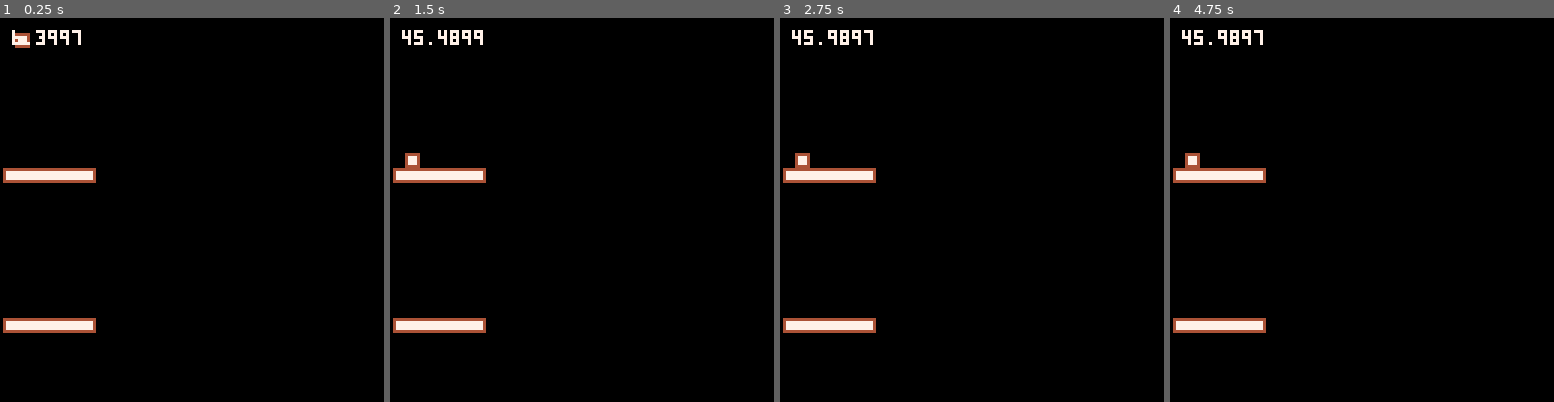
Above: before the commit, frames 1-4 (left to right).
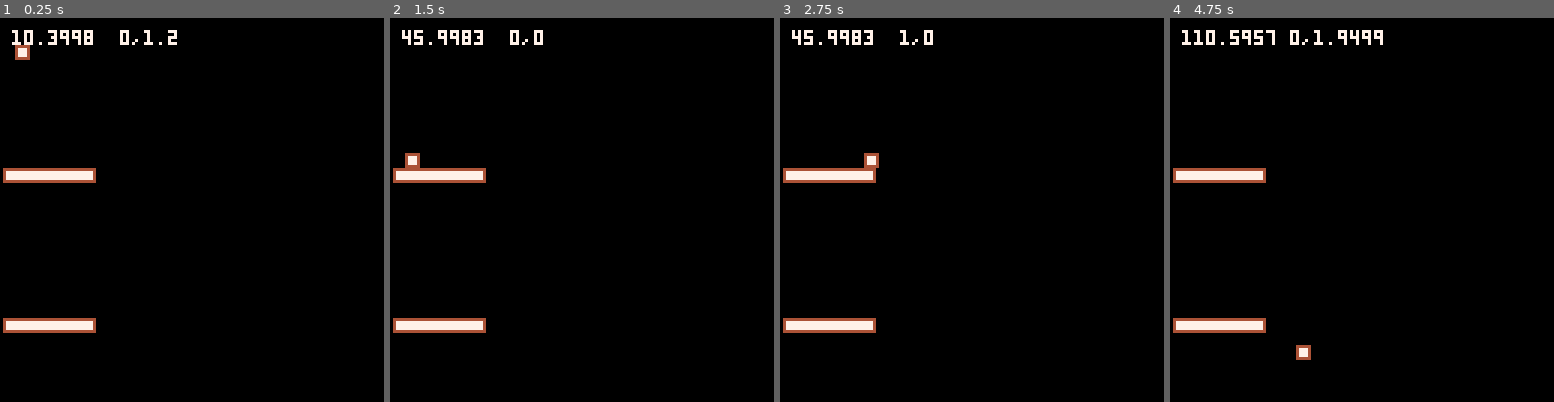
Above: after the commit, the same moments.

Repository: appellatebaton0/pico-platformer
Game: PICO-8 cartridge game.p8
Same seed, same stepped clock (60 frames per second), same inputs: the game is played once before the commit and once after it.
Inputs:
- Up to frame 1 (0.25 s): no input
- Up to frame 2 (1.5 s): no input
- Up to frame 3 (2.75 s): hold Right 1.6-2.1 s; hold Right from 2.47 s (still down)
- Up to frame 4 (4.75 s): release Right at 3.03 s; hold Left 3.08-3.58 s; hold Down 3.63-3.97 s; hold Right 4.02-4.68 s

The runs differ from the first frame. In frame 1, 0.7% of the frame differs, in the area x 3-47%, y 3-11%; in frame 2, 0.2%; in frame 3, 0.5%; in frame 4, 1.0%, in the area x 3-56%, y 3-90%.

Commit message:
h1.4 - Physics Tweaks 1
Made the offset function run the x and y check individually, so having velocity blocked in one axis doesn't block the other.

Diff:
--- a/collision.lua
+++ b/collision.lua
@@ -50,12 +50,23 @@
 
 -- Returns the box with the given offset ONLY IF there are no collisions in that direction.
 function offset(box, by_x, by_y)
-    next_box = {
-        x = box.x + by_x, y = box.y + by_y,
-        sx = box.sx, sy = box.sy,
-        layer = box.layer
+    response = box
+
+    x_box = {
+        x = response.x + by_x, y = response.y,
+        sx = response.sx, sy = response.sy,
+        layer = response.layer
     }
 
-    if not collides(next_box) then return next_box end
-    return box
+    if not collides(x_box) then response = x_box end
+
+    y_box = {
+        x = response.x, y = response.y + by_y,
+        sx = response.sx, sy = response.sy,
+        layer = response.layer
+    }
+
+    if not collides(y_box) then response = y_box end
+
+    return response
 end
--- a/game.lua
+++ b/game.lua
@@ -1,24 +1,36 @@
 
 player = {
     x = 5, y = 4, sx = 4, sy = 4,
-    layer = 1, gravity_increase = 0.05, gravity = 0,
+    layer = 1, gravity = 0.15,
+    vel = {x=0,y=0},
 
     control = function(this)
 
+        dir = 0
+        if btn(0) then dir = -1 end
+        if btn(1) then dir = 1 end
+
+        if btnp(3) and this.on_floor then this.vel.y -= 3 end
+
+        this.vel.x = dir
     end,
 
     _update = function(this)
-        this.on_floor = not can_offset(this, 4, this.gravity)
+        this.on_floor = this.vel.y == 0
 
-        if not this.on_floor then
-            this.y = offset(this, 0, this.gravity).y
-            this.gravity += this.gravity_increase
-        else
-            this.gravity = this.gravity_increase
-        end
+        -- Apply gravity
+        this.vel.y += this.gravity
 
         this:control()
-        --this.y += 1
+
+        next = offset(this, this.vel.x, this.vel.y)
+        --next = offset(next, 0, this.vel.y)
+
+        this.vel.x = next.x - this.x
+        this.vel.y = next.y - this.y
+
+        this.x = next.x this.y = next.y
+
     end,
 
     _draw = function(this)
@@ -26,6 +38,7 @@
         if collides(this) then cbox(this.x, this.y, this.sx, this.sy, 3, 4) end
 
         print(offset(this, 0, 1).y, 4, 4, 7)
+        print(this.vel.x..","..this.vel.y, 40, 4, 7)
     end
 }
 
